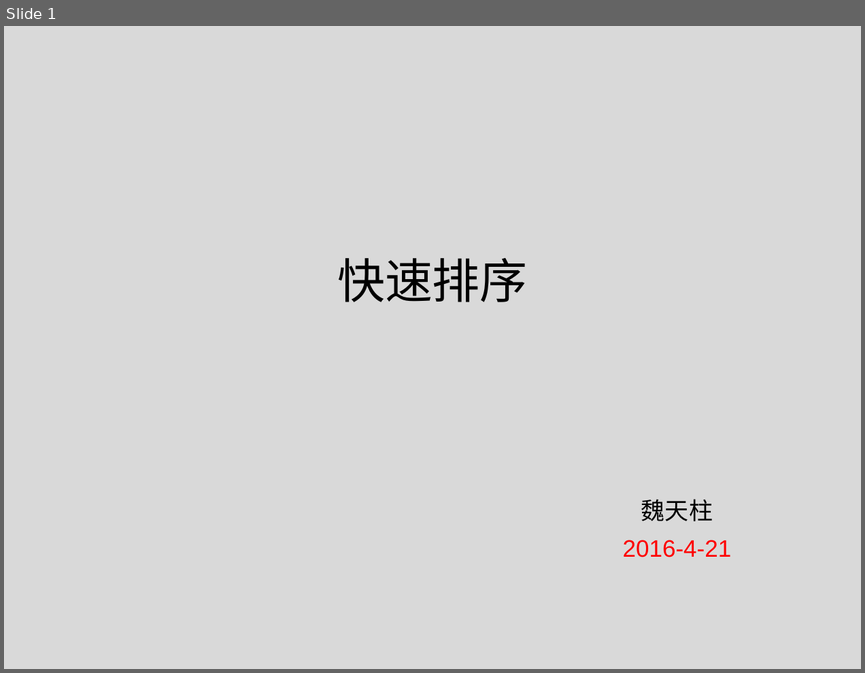
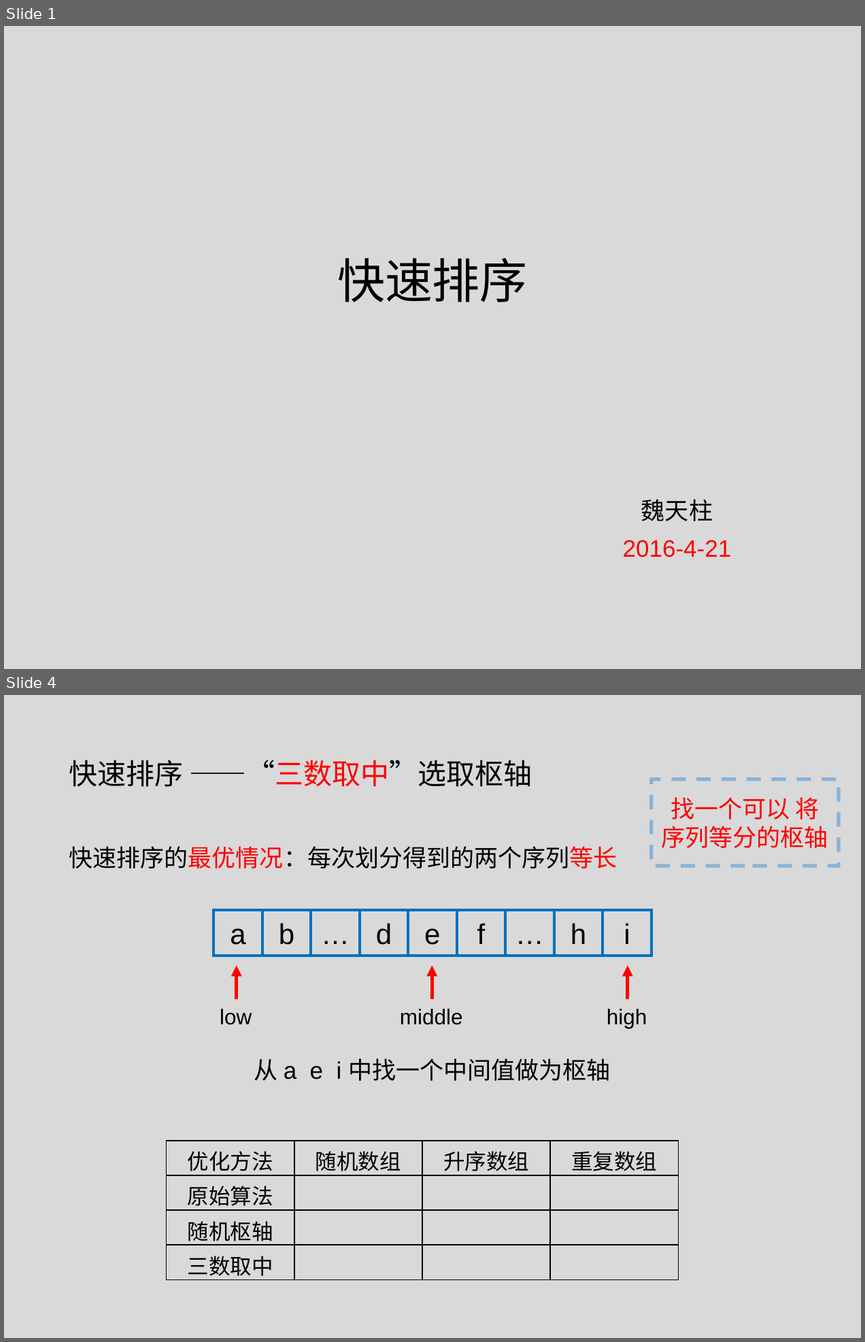
Before and after one commit to tianzhuwei/PPT, a slide deck: 快排+优化.pptx. Shown one above the other, each under a label of ours: slide 1 before the commit, slides 1 and 4 after it; the slides between them are not shown. The pictures are 865x673 and 865x1342 pixels, drawn with LibreOffice and Linux fonts; fonts in the diff are those of the drawing. Boxes give left, top, right and bottom in pixels: in the first picture for what was removed or moved away, otherwise in the second. Text is boxed around its words. In the diff, an @@ line names an element or a change of style, - is before the commit and + after.

```diff
--- a/快排+优化.pptx
+++ b/快排+优化.pptx
@@ slide 4 added at (4, 695, 861, 1338), background #D9D9D9 @@
@@ text added at (69, 760, 532, 787), 24 pt, text #000000 @@
+快速排序 ——“三数取中”选取枢轴
@@ rectangle added at (651, 779, 838, 866), outline #5B9BD5 3 pt dashed, 20 pt, text #FF0000 @@
+找一个可以 将序列等分的枢轴
@@ text added at (69, 846, 617, 868), 20 pt, text #000000 @@
+快速排序的最优情况：每次划分得到的两个序列等长
@@ group added at (214, 909, 652, 955): 9 rectangles @@
+b
+…
+d
+e
+a
+i
+f
+…
+h
@@ arrow added from (236, 999) to (236, 966), #FF0000 3 pt @@
@@ arrow added from (432, 999) to (432, 966), #FF0000 3 pt @@
@@ arrow added from (628, 999) to (628, 966), #FF0000 3 pt @@
@@ text added at (220, 1008, 252, 1025), 18 pt, text #000000 @@
+low
@@ text added at (400, 1008, 463, 1025), 18 pt, text #000000 @@
+middle
@@ text added at (606, 1008, 647, 1028), 18 pt, text #000000 @@
+high
@@ text added at (254, 1058, 611, 1081), 20 pt, text #000000 @@
+从 a e i 中找一个中间值做为枢轴
@@ table added at (166, 1140, 677, 1283), 4 rows, 4 columns @@
+优化方法 | 随机数组 | 升序数组 | 重复数组
+原始算法 |  |  | 
+随机枢轴 |  |  | 
+三数取中 |  |  | 
```
Also in this commit, not shown: 5 other slides added, 1 slide removed.
